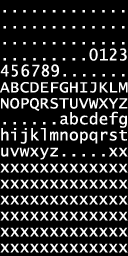
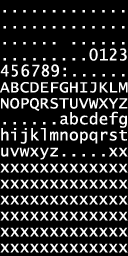
Revision of a layered w=128, h=256 image; what changed, layer by layer:
renamed "................................................0123456789....." to "................................................0123456789:....", painted on it over (62, 42, 66, 71)
